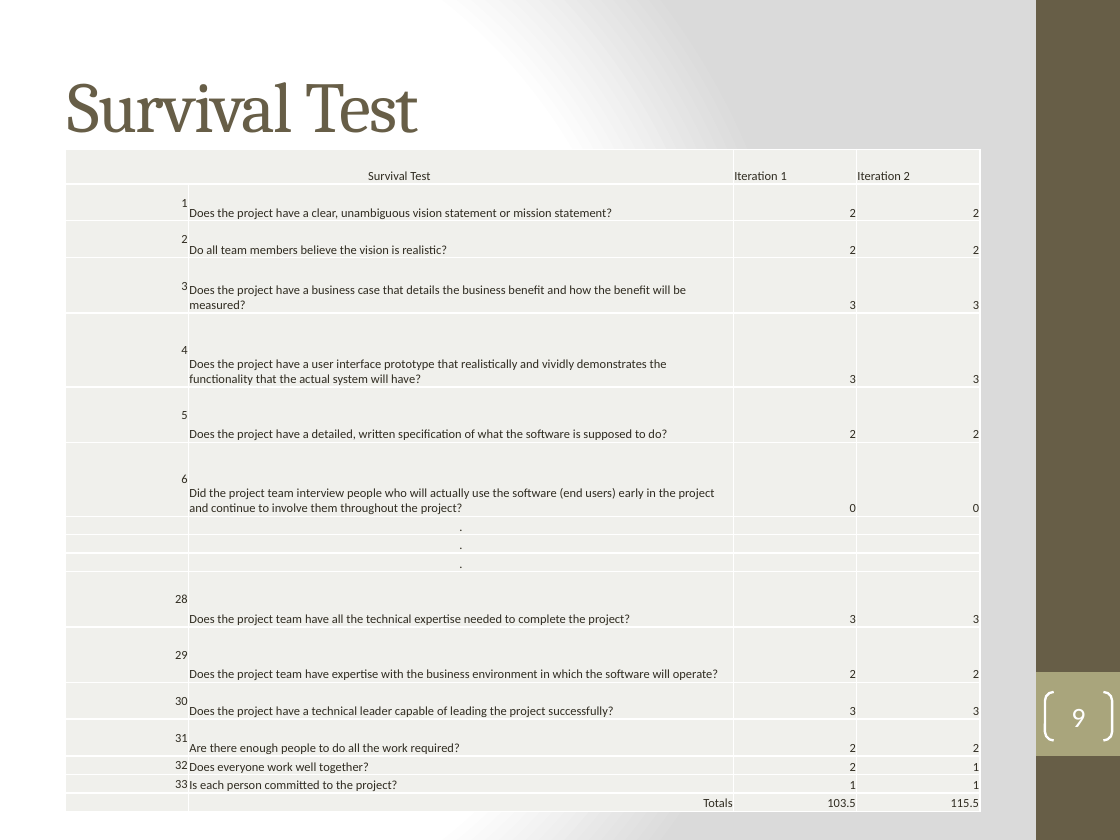
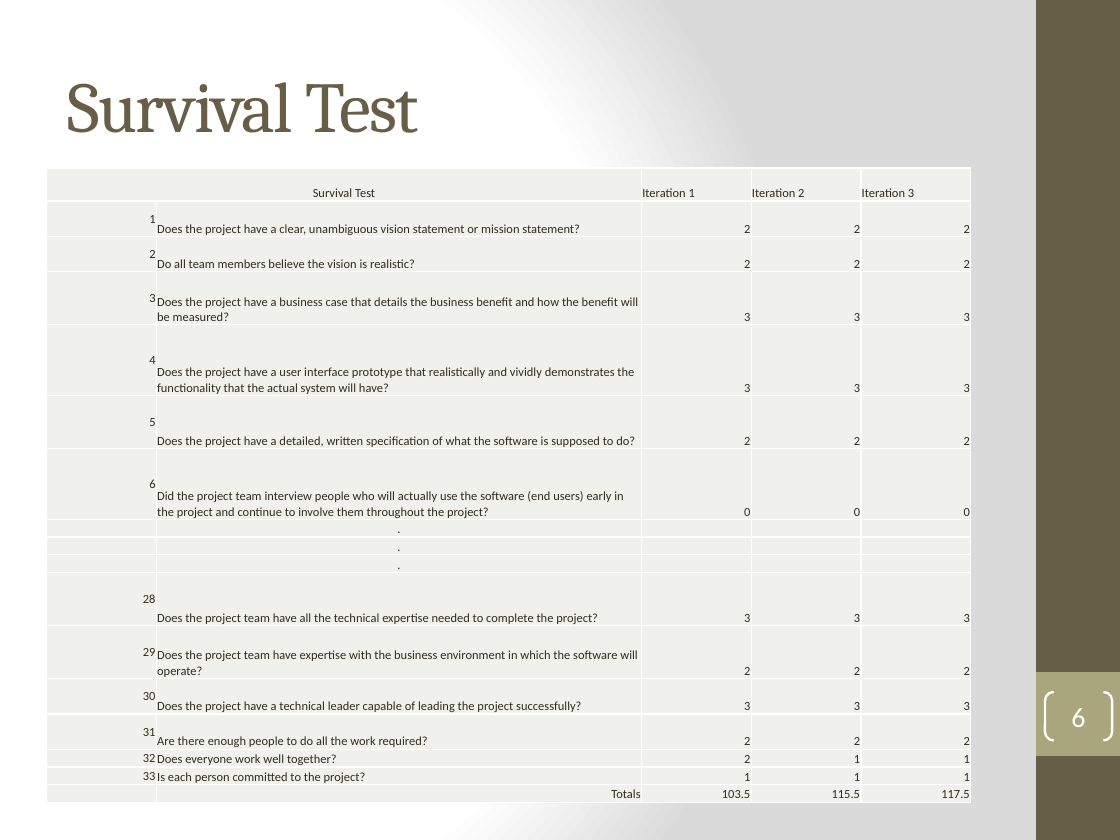
Before and after one commit to DanLain/ProjectManagement, a slide deck: slide 6 of Iteration 3 PowerPoint/Team 3 Iteration 3.pptx (slide 9 before the commit). Drawn at 1120x840 pixels with LibreOffice and Linux fonts; fonts in the diff are those of the drawing. Boxes give left, top, right and bottom in pixels: in the first picture for what was removed or moved away, otherwise in the second. Text is boxed around its words. In the diff, an @@ line names an element or a change of style, - is before the commit and + after.

```diff
--- a/Iteration 3 PowerPoint/Team 3 Iteration 3.pptx
+++ b/Iteration 3 PowerPoint/Team 3 Iteration 3.pptx
@@ table at (x1=47, y1=168, x2=971, y2=803) @@
+column 5: Iteration 3 | 2 | 2 | 3 | 3 | 2 | 0 |  |  |  | 3 | 2 | 3 | 2 | 1 | 1 | 117.5
@@ table resized from (x1=65, y1=149, x2=980, y2=812) to (x1=47, y1=168, x2=971, y2=803) @@
@@ page number at (x1=1071, y1=708, x2=1085, y2=727): text changed @@
-9
+6
```
Also in this commit, not shown: 1 other slide changed, 1 other file.
